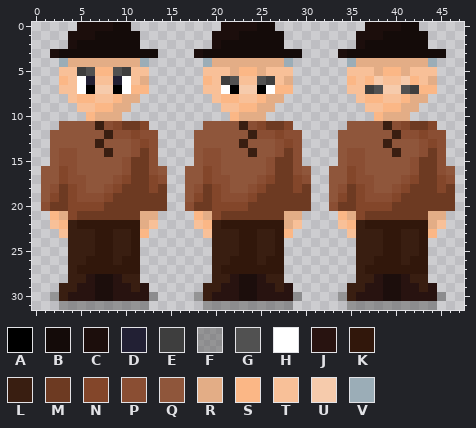
A pixel-art sprite gets an edit: Arts/Sprites/NPCs/Joao.png. Above, as it was before the edit.
The file is 48x32 pixels. Colours within 5 levels of each other are drawn and written as one.
Palette (. is transparent): A #000000  B #140b09  C #1c0e0c  D #222034  E #3e3e3e  F #51515176  G #515151  H #ffffff  J #281310  K #31170b  L #391e11  M #6d3a22  N #83462a  P #8a4e33  Q #8f563b  R #e3ad86  S #fbb786  T #f8c098  U #f6cbac  V #9badb7
And afterwards:
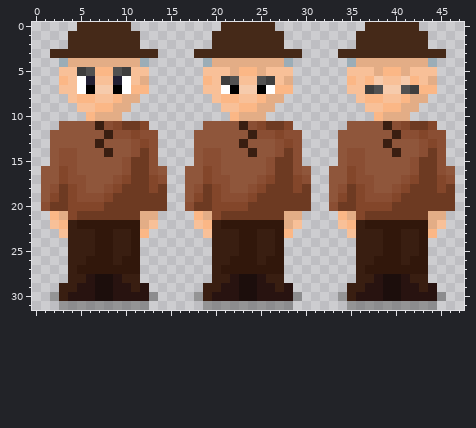
The edit:
colour B: #140b09 -> #452918
y 0: x 5..8 CCCC -> BBBB; x 21..24 CCCC -> BBBB; x 37..40 CCCC -> BBBB
y 1: x 4..6 CCC -> BBB; x 20..22 CCC -> BBB; x 36..38 CCC -> BBB
y 2: x 4 C -> B; x 20 C -> B; x 36 C -> B
y 3: x 2 C -> B; x 18 C -> B; x 34 C -> B
